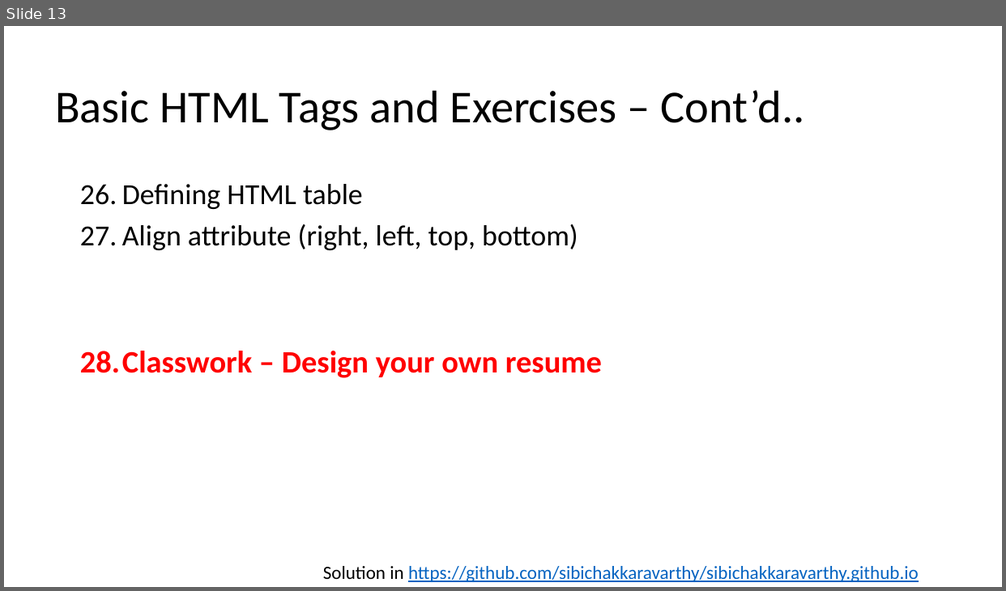
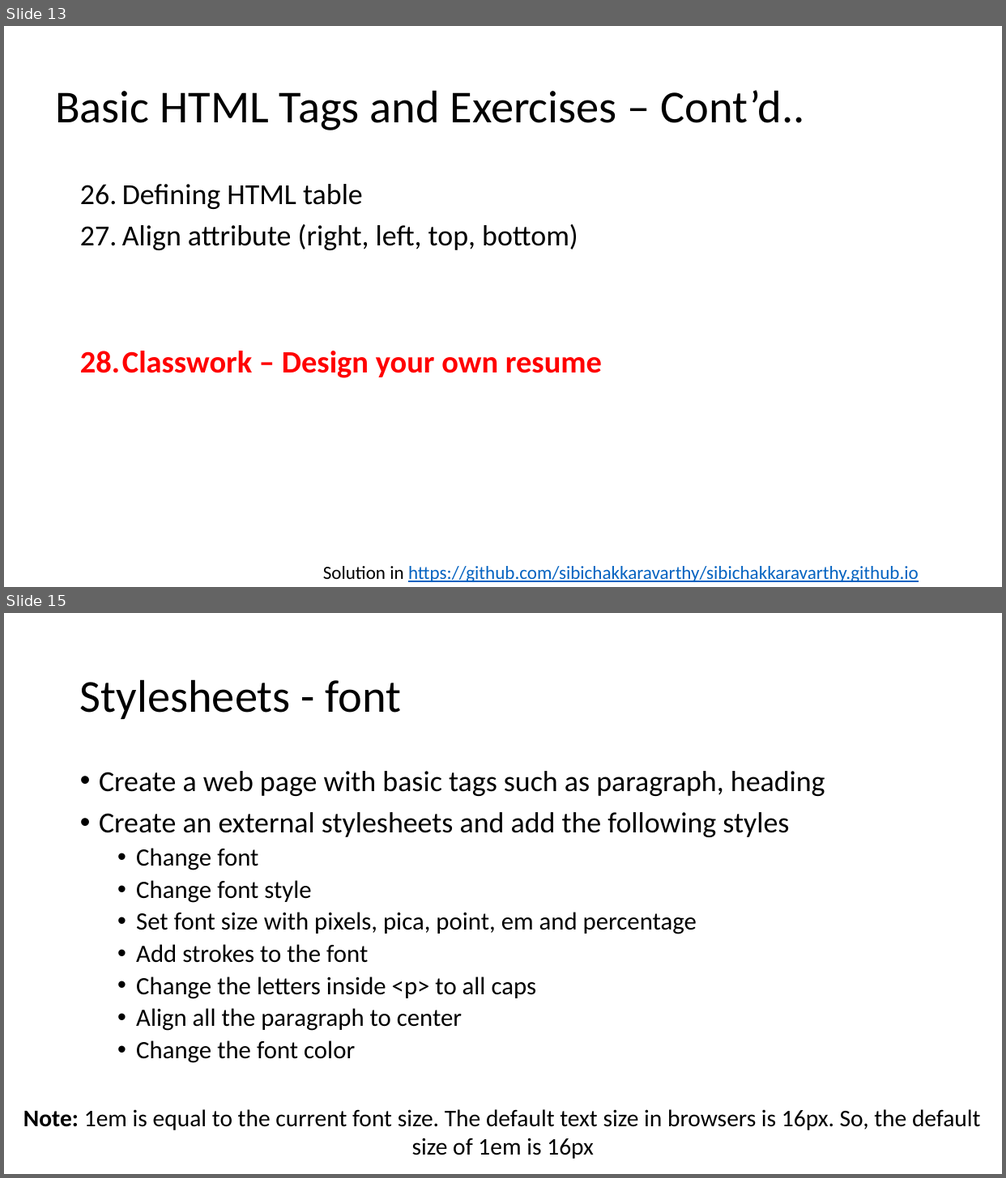
Before and after one commit to sibichakkaravarthy/CSE4004--WebTechnologies, a slide deck: WT_LAB.pptx. Shown one above the other, each under a label of ours: slide 13 before the commit, slides 13 and 15 after it; the slides between them are not shown. The pictures are 1006x591 and 1006x1178 pixels, drawn with LibreOffice and Linux fonts; fonts in the diff are those of the drawing. Boxes give left, top, right and bottom in pixels: in the first picture for what was removed or moved away, otherwise in the second. Text is boxed around its words. In the diff, an @@ line names an element or a change of style, - is before the commit and + after.

```diff
--- a/WT_LAB.pptx
+++ b/WT_LAB.pptx
@@ slide 15 added at (4, 613, 1002, 1174), background #FFFFFF @@
@@ title added at (80, 679, 402, 719), 44 pt, text #000000 @@
+Stylesheets - font
@@ text added at (99, 771, 825, 1063), 24 pt, text #000000 @@
+• Create a web page with basic tags such as paragraph, heading
+• Create an external stylesheets and add the following styles
+  • Change font
+  • Change font style
+  • Set font size with pixels, pica, point, em and percentage
+  • Add strokes to the font
+  • Change the letters inside <p> to all caps
+  • Align all the paragraph to center
+  • Change the font color
@@ text added at (23, 1110, 981, 1159), 23 pt, text #000000 @@
+Note: 1em is equal to the current font size. The default text size in browsers is 16px. So, the default size of 1em is 16px
```
Also in this commit, not shown: 1 slide changed, 4 other slides added, 1 slide removed.
